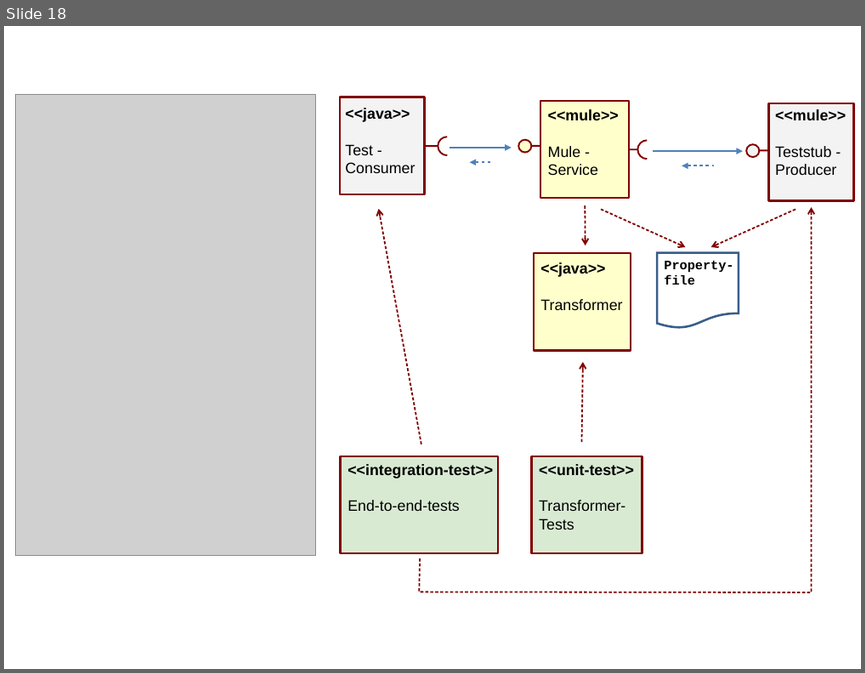
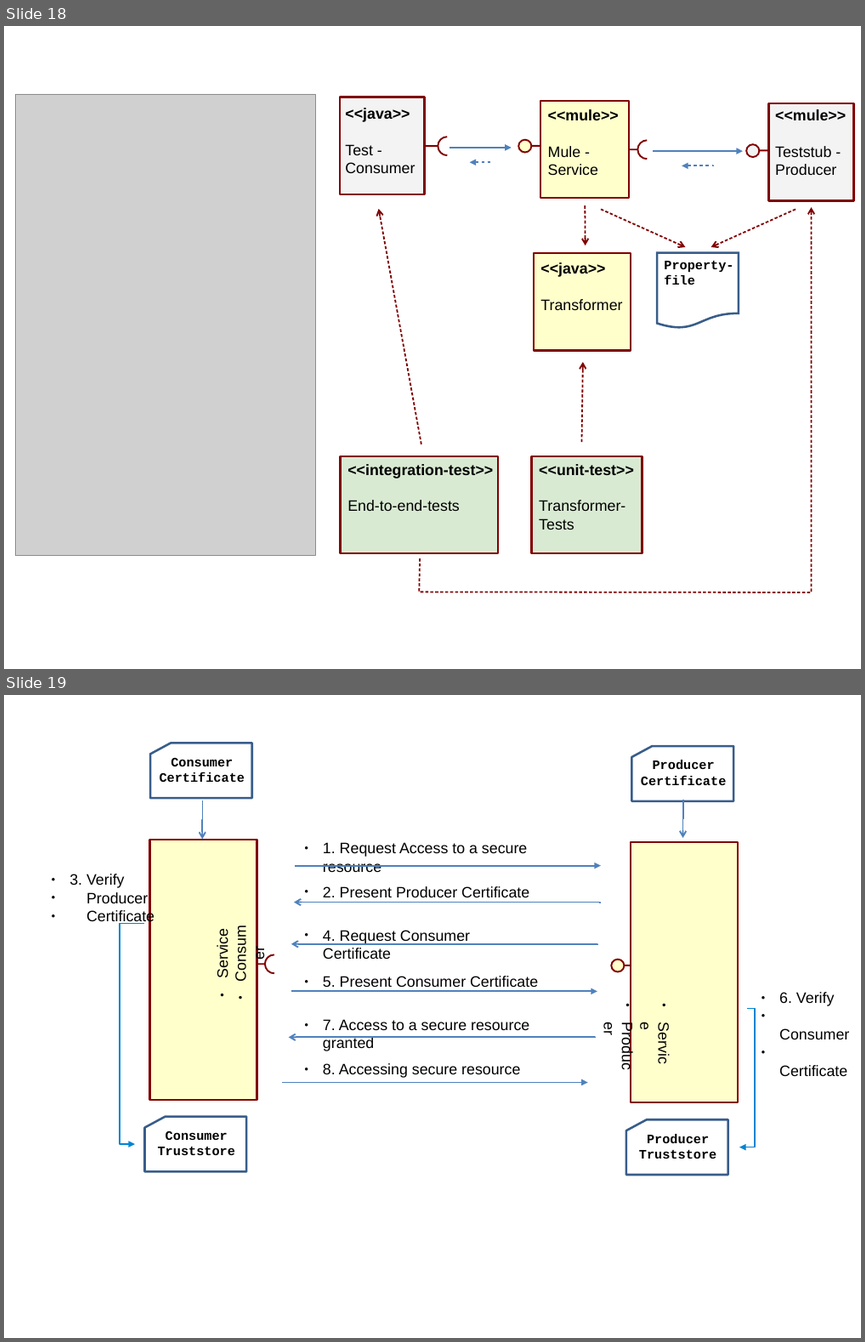
Before and after one commit to cloudtrends/soi-toolkit, a slide deck: docs/soitoolkit-images.odp. Shown one above the other, each under a label of ours: slide 18 before the commit, slides 18 and 19 after it. The pictures are 865x673 and 865x1342 pixels, drawn with LibreOffice and Linux fonts; fonts in the diff are those of the drawing; grey boxes stand for pictures. Boxes give left, top, right and bottom in pixels: in the first picture for what was removed or moved away, otherwise in the second. Text is boxed around its words. In the diff, an @@ line names an element or a change of style, - is before the commit and + after.

```diff
--- a/docs/soitoolkit-images.odp
+++ b/docs/soitoolkit-images.odp
@@ slide 19 added at (4, 695, 861, 1338), background #FFFFFF @@
@@ flow chart punched card added at (150, 743, 252, 799), fill #FFFFFF, outline #385D8A 2.01 pt @@
@@ text added at (160, 758, 245, 782), 12 pt, text #000000, bold @@
+Consumer
+Certificate
@@ flow chart punched card added at (632, 746, 734, 801), fill #FFFFFF, outline #385D8A 2.01 pt @@
@@ text added at (641, 760, 726, 785), 12 pt, text #000000, bold @@
+Producer
+Certificate
@@ elbow arrow added from (202, 800) to (202, 839), #4F81BD 1.42 pt @@
@@ elbow arrow added from (683, 800) to (683, 838), #4F81BD 1.42 pt @@
@@ text added at (323, 842, 527, 872), 14 pt, text #000000 @@
+● 1. Request Access to a secure resource
@@ elbow arrow added from (295, 865) to (601, 865), #4F81BD 1.42 pt @@
@@ text added at (69, 873, 154, 925), 14 pt, text #000000 @@
+● 3. Verify
+● Producer
+● Certificate
@@ text added at (323, 886, 529, 897), 14 pt, text #000000 @@
+● 2. Present Producer Certificate
@@ elbow arrow added from (145, 924) to (135, 1144), #0084D1 1.13 pt @@
@@ elbow arrow added from (601, 902) to (294, 902), #4F81BD 1.42 pt @@
@@ group added at (150, 839, 274, 1140): 2 freeform shapes, 1 line, 1 rectangle, 1 text @@
+● Service
+● Consumer
@@ elbow arrow added from (597, 944) to (291, 944), #4F81BD 1.42 pt @@
@@ text added at (323, 930, 470, 959), 14 pt, text #000000 @@
+● 4. Request Consumer Certificate
@@ text added at (158, 975, 466, 1155), 12 pt, text #000000, bold @@
+Consumer
+Truststore
@@ elbow arrow added from (291, 992) to (597, 992), #4F81BD 1.42 pt @@
@@ text added at (323, 975, 849, 1076), 14 pt, text #000000 @@
+● 5. Present Consumer Certificate
@@ text added at (779, 992, 834, 1006), 14 pt, text #000000 @@
+● 6. Verify
+● Consumer
+● Certificate
@@ text added at (323, 1019, 529, 1051), 14 pt, text #000000 @@
+● 7. Access to a secure resource granted
@@ elbow arrow added from (747, 1009) to (739, 1146), #0084D1 1.13 pt @@
@@ elbow arrow added from (595, 1037) to (289, 1037), #4F81BD 1.42 pt @@
@@ text added at (323, 1063, 520, 1077), 14 pt, text #000000 @@
+● 8. Accessing secure resource
@@ elbow arrow added from (282, 1083) to (588, 1083), #4F81BD 1.42 pt @@
@@ flow chart punched card added at (145, 1117, 246, 1172), fill #FFFFFF, outline #385D8A 2.01 pt @@
@@ flow chart punched card added at (626, 1119, 728, 1174), fill #FFFFFF, outline #385D8A 2.01 pt @@
@@ text added at (639, 1150, 716, 1158), 12 pt, text #000000, bold @@
+Producer
+Truststore
@@ group added at (611, 842, 738, 1143): 1 line, 1 ellipse, 1 rectangle, 1 text @@
+● Service
+● Producer
```
Also in this commit, not shown: 1 slide changed.
